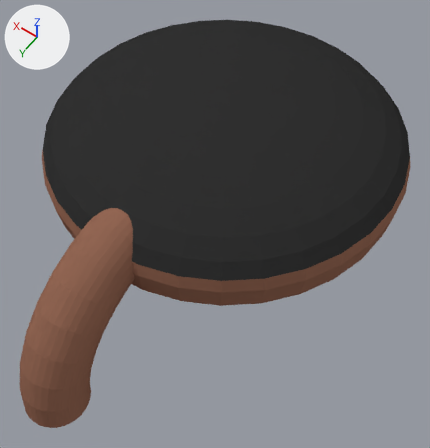
An edit to the Blender file assets/hq.blend, drawn before and after from the same camera.
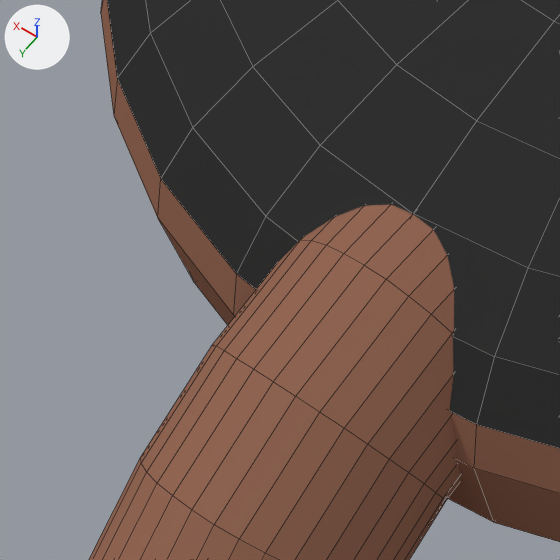
Each version is shown whole from a camera (50 mm lens) standing at (-1.352, 0.501, 3.005) and looking at (-0.184, -1.134, 0.436), then close up on the part from 4% to 37% of the width and 35% to 67% of the height. Lighting does not change. The marker at upper left points along +X, +Y and +Z. The close-ups show mesh edges as thin lines.
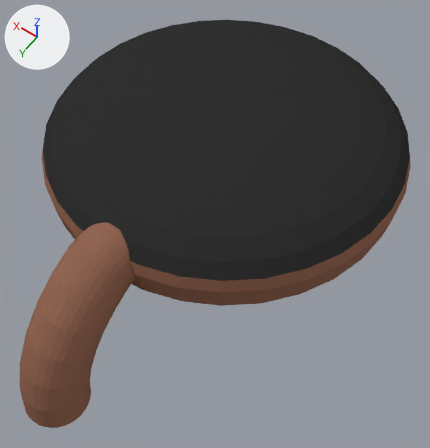
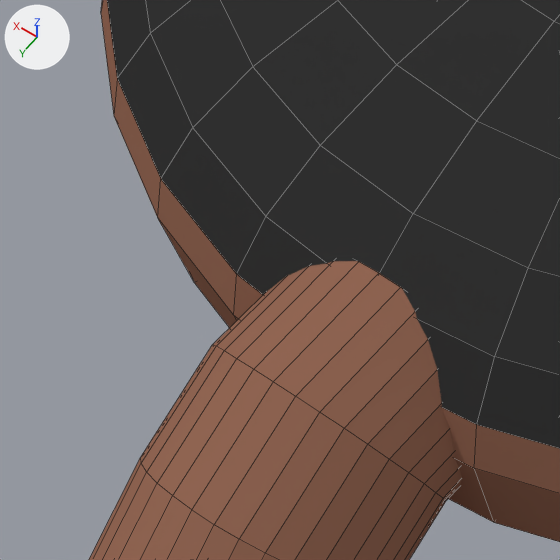
The newer file is also rescaled (x0.737), turned or shifted as a whole; pictures and numbers use the older file's frame.

Where the change shows, as pixel boxes (x1, y1, x2, y2) in the close-ups (560 x 560 px):
part 1 of me_cylinder_003, cut back: before (213, 205, 461, 501); after (213, 261, 462, 501)

Diff of the bpy script that builds the scene:
```diff
--- a/assets/hq.blend.py
+++ b/assets/hq.blend.py
@@ me_cylinder_003 @@
 # used by ob_cylinder; location = (0.0, 0.0, 0.0)
-me_cylinder_003.from_pydata(...)  # 802 vertices, 770 faces; spans x -1.0..1.0, y -2.49..0.17, z 0.04..1.04
+me_cylinder_003.from_pydata(...)  # 770 vertices, 738 faces; spans x -1.0..1.0, y -2.49..0.17, z 0.04..1.04
+# me_cylinder_003 part 1
+# 64 vertices are removed from x -0.17..0.17, y -0.74..-0.57, z 0.55..0.9
+# 64 faces are deleted
+# 27 vertices are added at x -0.17..0.17, y -0.65..-0.6, z 0.56..0.84
+# 5 new vertices lie (0.0, -0.18, 0.01) away from vertices in x -0.09..0.09, y -0.42..-0.41, z 0.81..0.84
+# 32 new faces join them, mat_material (brown #926653)
 me_cylinder_003.materials.append(mat_material)
```
